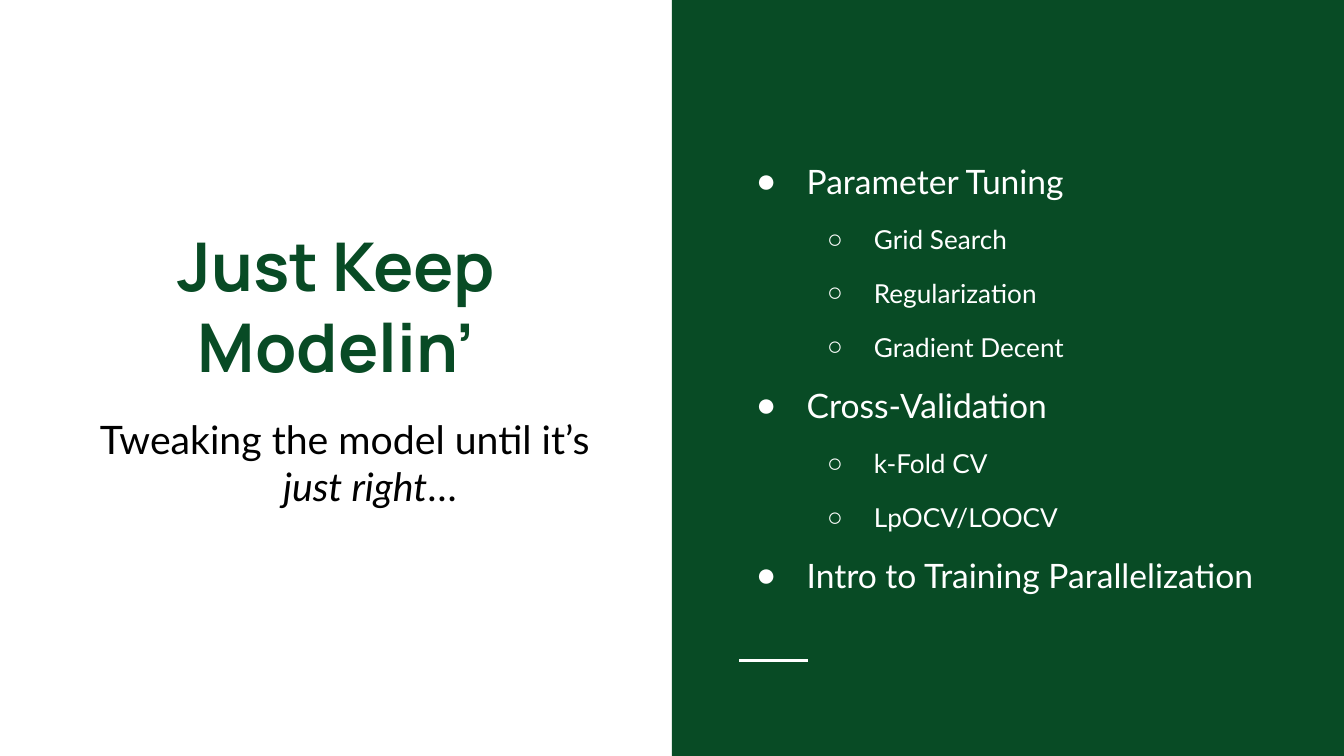
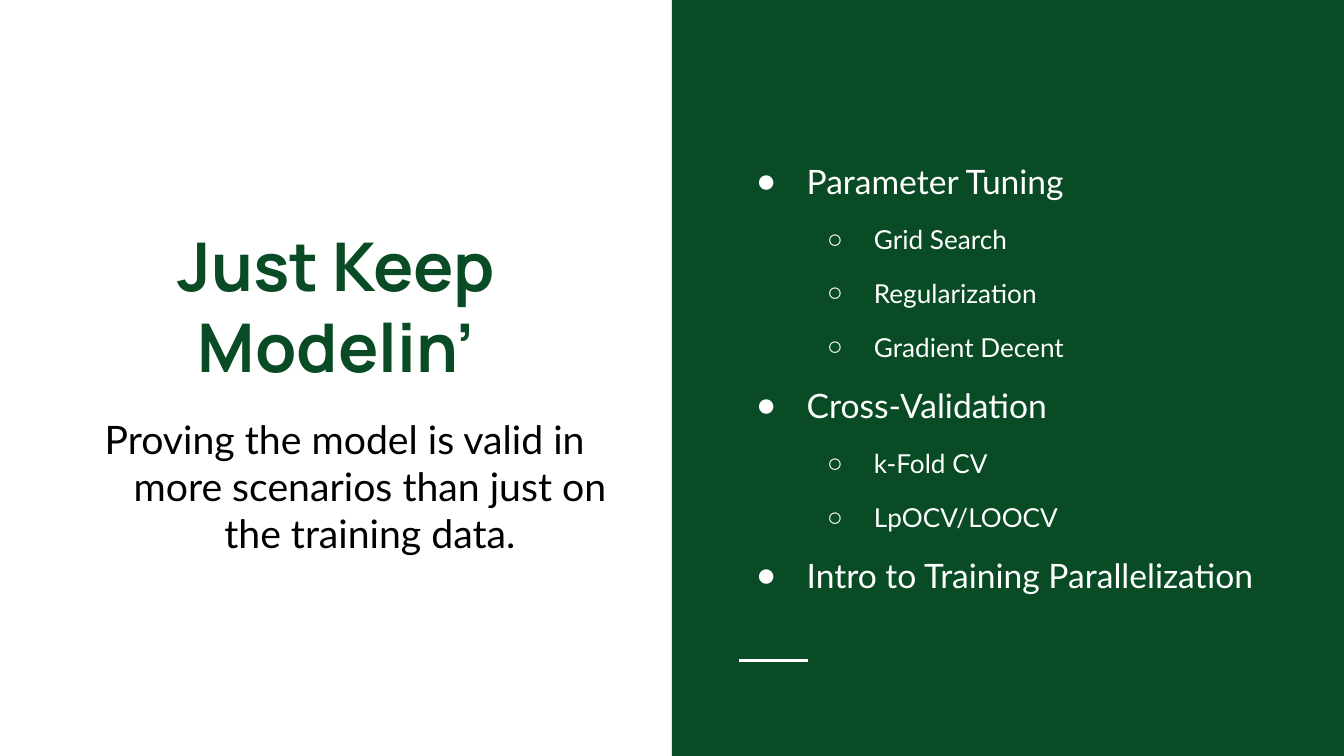
Before and after one commit to colbyford/DSBA6190-CloudComputing, a slide deck: slide 23 of 3 - Machine Learning/MachineLearning.pptx. Drawn at 1344x756 pixels with LibreOffice and Linux fonts; fonts in the diff are those of the drawing. Boxes give left, top, right and bottom in pixels: in the first picture for what was removed or moved away, otherwise in the second. Text is boxed around its words. In the diff, an @@ line names an element or a change of style, - is before the commit and + after.

Commit message:
Update MachineLearning.pptx
Fix Gradient equation

```diff
--- a/3 - Machine Learning/MachineLearning.pptx
+++ b/3 - Machine Learning/MachineLearning.pptx
@@ subtitle at (x1=105, y1=425, x2=606, y2=555): text changed @@
-Tweaking the model until it’s just right…
+Proving the model is valid in more scenarios than just on the training data.
```
